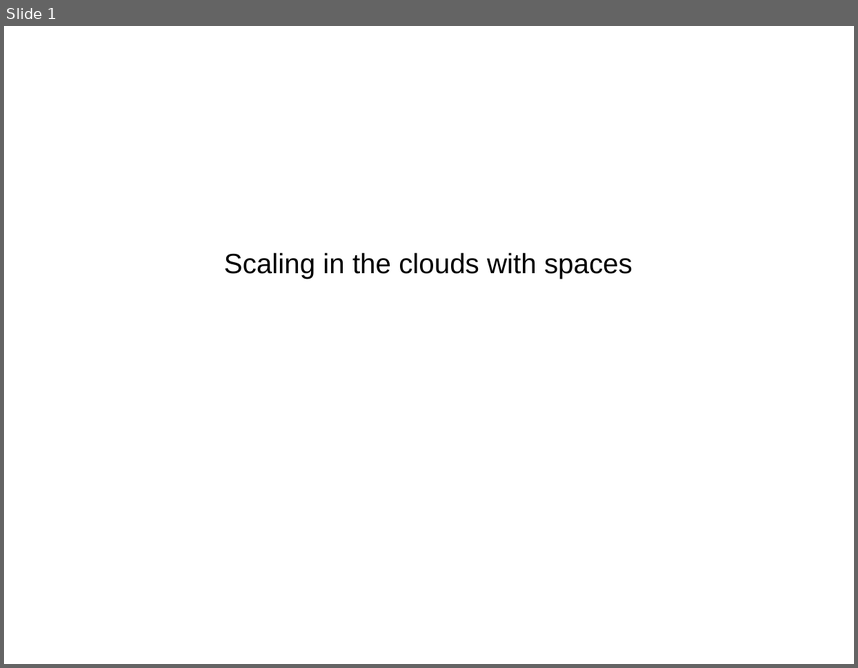
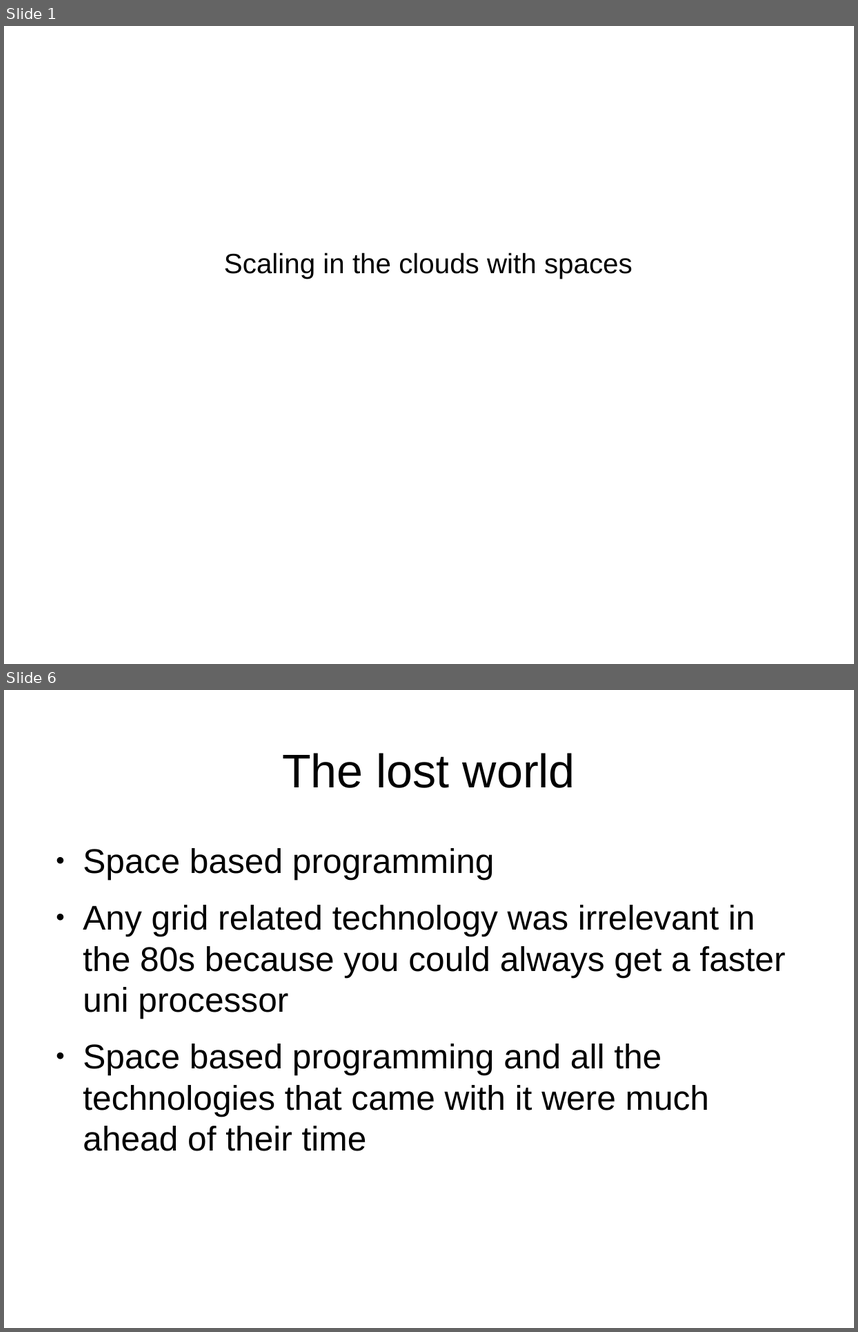
Before and after one commit to harikrishnan83/slides-and-code, a slide deck: Scaling_In_The_Clouds_With_Spaces.odp. Shown one above the other, each under a label of ours: slide 1 before the commit, slides 1 and 6 after it; the slides between them are not shown. The pictures are 858x668 and 858x1332 pixels, drawn with LibreOffice and Linux fonts; fonts in the diff are those of the drawing. Boxes give left, top, right and bottom in pixels: in the first picture for what was removed or moved away, otherwise in the second. Text is boxed around its words. In the diff, an @@ line names an element or a change of style, - is before the commit and + after.

```diff
--- a/Scaling_In_The_Clouds_With_Spaces.odp
+++ b/Scaling_In_The_Clouds_With_Spaces.odp
@@ slide 6 added at <box>4,690,854,1328</box>, background #FFFFFF @@
@@ title added at <box>282,753,575,788</box>, 44 pt, text #000000 @@
+The lost world
@@ text added at <box>83,848,785,1151</box>, 32 pt, text #000000 @@
+● Space based programming
+● Any grid related technology was irrelevant in the 80s because you could always get a faster uni processor
+● Space based programming and all the technologies that came with it were much ahead of their time
```
Also in this commit, not shown: 8 other slides added, 1 other file.
